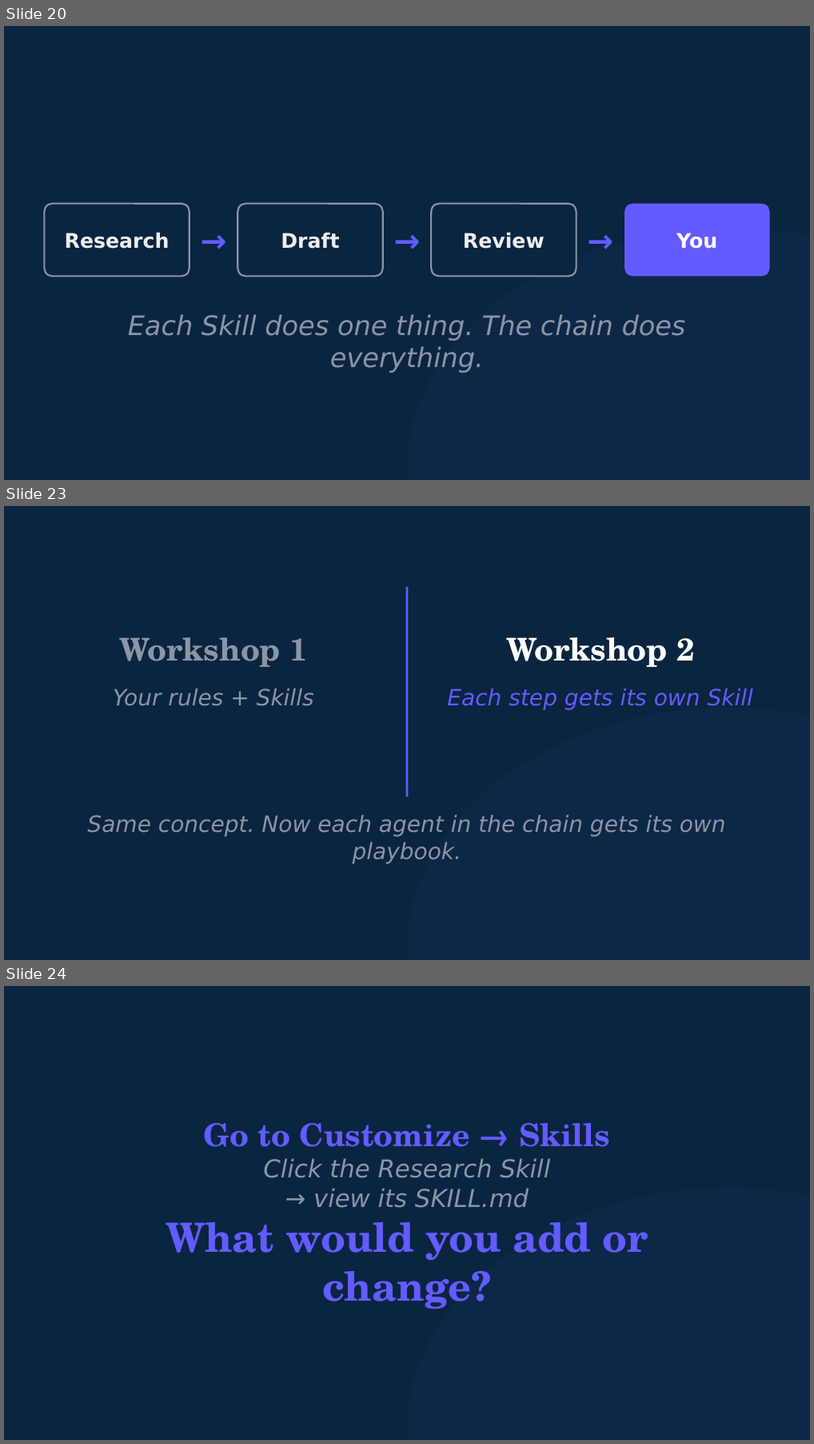
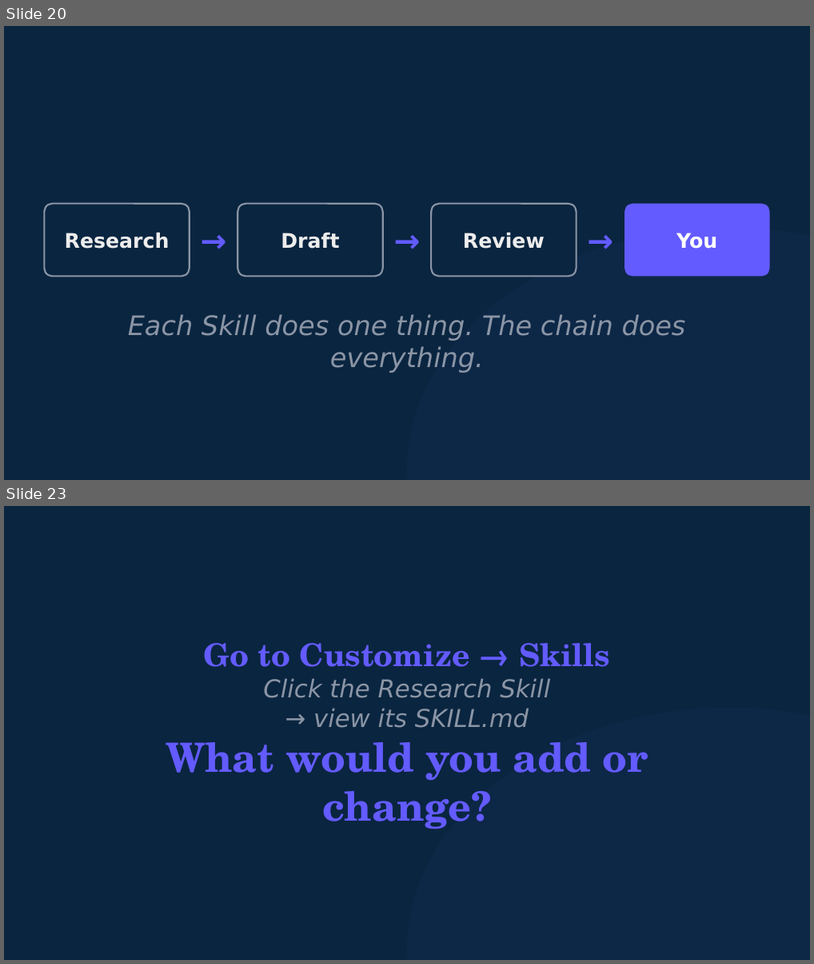
Before and after one commit to michaelengland/ai-best-practices, a slide deck: decks/workshop-2-orchestrator/workshop-2-orchestrator.pptx. Shown one above the other, each under a label of ours: slides 20, 23 and 24 before the commit, slides 20 and 23 after it; the slides between them are not shown. The pictures are 814x1444 and 814x964 pixels, drawn with LibreOffice and Linux fonts; fonts in the diff are those of the drawing. Boxes give left, top, right and bottom in pixels: in the first picture for what was removed or moved away, otherwise in the second. Text is boxed around its words. In the diff, an @@ line names an element or a change of style, - is before the commit and + after.

```diff
--- a/decks/workshop-2-orchestrator/workshop-2-orchestrator.pptx
+++ b/decks/workshop-2-orchestrator/workshop-2-orchestrator.pptx
@@ slide 23 removed at [4,506,810,960], background #0A2540 @@
@@ line removed from (407, 587) to (407, 796) @@
@@ text removed at [119,637,308,667] @@
-Workshop 1
@@ text removed at [506,637,695,667] @@
-Workshop 2
@@ text removed at [113,688,314,706] @@
-Your rules + Skills
@@ text removed at [447,688,754,710] @@
-Each step gets its own Skill
@@ ellipse removed at [407,708,810,960] @@
@@ text removed at [87,815,726,864] @@
-Same concept. Now each agent in the chain gets its own playbook.
@@ what was slide 24 is now slide 23 @@
```
Also in this commit, not shown: 2 slides added, 2 other slides removed, 2 other files.
